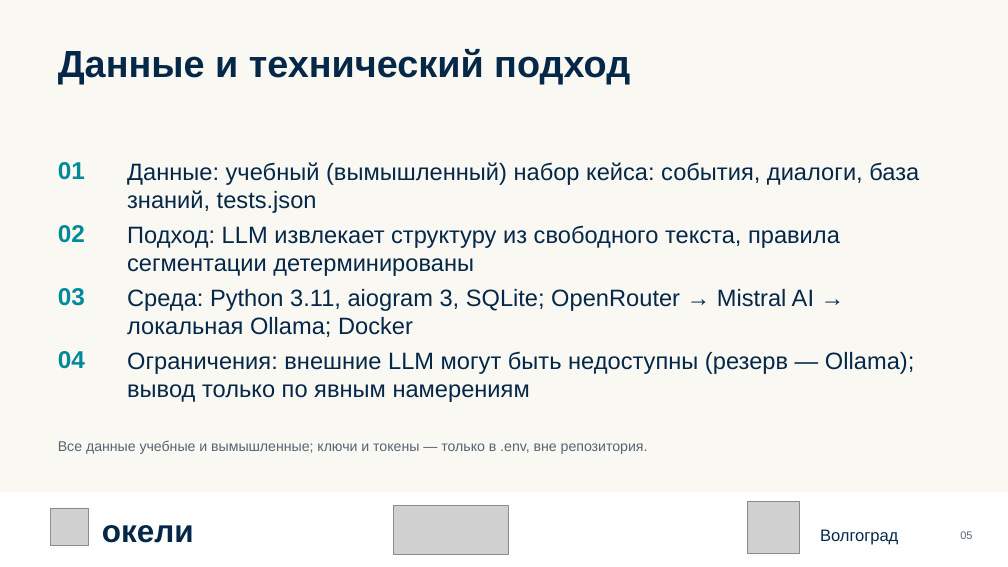
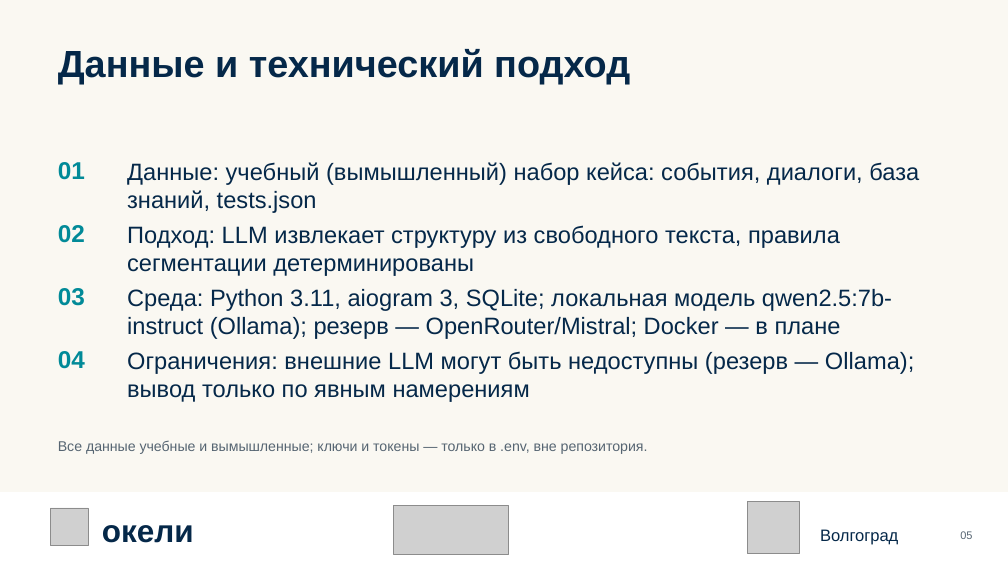
Before and after one commit to KaDyK736/FinikTeam-FB01, a slide deck: slide 5 of Презентация_команды_Finik_FB01.pptx. Drawn at 1008x567 pixels with LibreOffice and Linux fonts; fonts in the diff are those of the drawing; grey boxes stand for pictures. Boxes give left, top, right and bottom in pixels: in the first picture for what was removed or moved away, otherwise in the second. Text is boxed around its words. In the diff, an @@ line names an element or a change of style, - is before the commit and + after.

```diff
--- a/Презентация_команды_Finik_FB01.pptx
+++ b/Презентация_команды_Finik_FB01.pptx
@@ text at bbox=[127, 289, 892, 339]: text changed @@
-Среда: Python 3.11, aiogram 3, SQLite; OpenRouter → Mistral AI → локальная Ollama; Docker
+Среда: Python 3.11, aiogram 3, SQLite; локальная модель qwen2.5:7b-instruct (Ollama); резерв — OpenRouter/Mistral; Docker — в плане
```
Also in this commit, not shown: 4 other slides changed.
